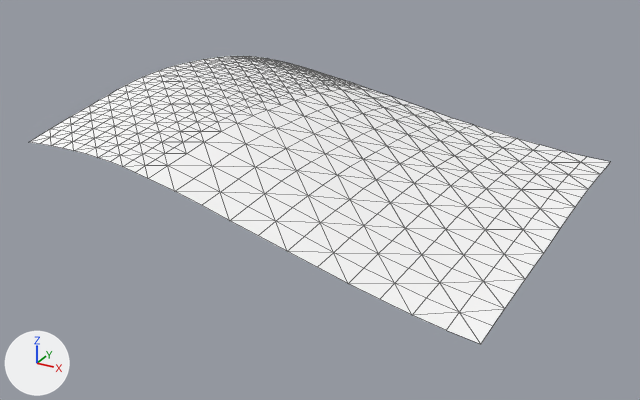
The glTF model games/yorimichi/assets/belmonte/meshes/SM_BM_BT_Terrain_7_5.glb, before and after one commit.
Before and after are seen from a camera (50 mm lens) standing at (1119.0, 363.0, 241.0) and looking at (886.0, 787.0, 29.0). Every picture has the same lights, and +X, +Y and +Z are marked at lower left. The first picture is the older version. Mesh edges are drawn as thin lines.

Before the edit, the objects in view are built like this:
```python
me_sm_bt_terrain_7_5 = bpy.data.meshes.new('SM_BT_Terrain_7_5')
me_sm_bt_terrain_7_5.from_pydata(...)  # 534 vertices, 976 faces; spans x 768.0..1024.0, y 680.0..936.0, z 29.0..91.0
me_sm_bt_terrain_7_5.materials.append(mat_bm_000_m_terrain_054)
ob_sm_bm_bt_terrain_7_5 = bpy.data.objects.new('SM_BM_BT_Terrain_7_5', me_sm_bt_terrain_7_5)
ob_sm_bm_bt_terrain_7_5.location = (0.0, 0.0, 0.0)
```
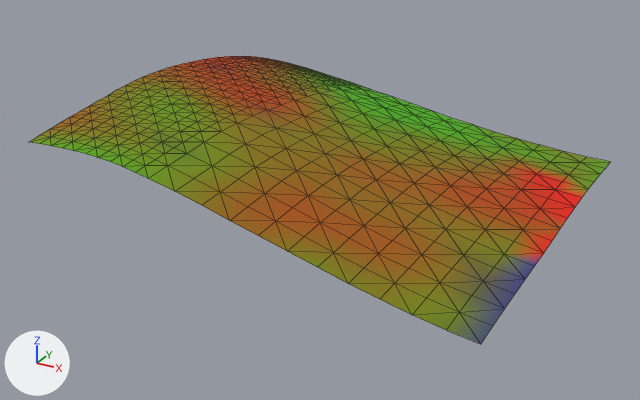
Diff of the bpy script that builds the scene:
```diff
--- a/games/yorimichi/assets/belmonte/meshes/SM_BM_BT_Terrain_7_5.glb.py
+++ b/games/yorimichi/assets/belmonte/meshes/SM_BM_BT_Terrain_7_5.glb.py
@@ me_sm_bt_terrain_7_5 @@
 me_sm_bt_terrain_7_5.from_pydata(...)  # 534 vertices, 976 faces; spans x 768.0..1024.0, y 680.0..936.0, z 29.0..91.0
 # used by ob_sm_bm_bt_terrain_7_5; location = (0.0, 0.0, 0.0)
+# me_sm_bt_terrain_7_5 part 1: 313 faces centred in x 770.0..1018.0, y 682.0..933.0, z 29.0..89.0 are repainted in the vertex colours; the middle colour goes from white #ffffff to green #689300
+# me_sm_bt_terrain_7_5 part 2: 293 faces centred in x 770.0..1018.0, y 685.0..933.0, z 33.0..91.0 are repainted in the vertex colours; the middle colour goes from white #ffffff to yellow #867600
+# me_sm_bt_terrain_7_5 part 3: 216 faces centred in x 770.0..1018.0, y 685.0..933.0, z 33.0..91.0 are repainted in the vertex colours; the middle colour goes from white #ffffff to brown #a35b00
+# me_sm_bt_terrain_7_5 part 4: 154 faces centred in x 770.0..1018.0, y 781.0..930.0, z 34.0..90.0 are repainted in the vertex colours; the middle colour goes from white #ffffff to orange #b74700
 me_sm_bt_terrain_7_5.materials.append(mat_bm_000_m_terrain_054)
```

Where the change shows, as pixel boxes (x1, y1, x2, y2) in the pictures (640 x 400 px):
part 1 of me_sm_bt_terrain_7_5, recoloured: (30, 69, 610, 330) in both
part 2 of me_sm_bt_terrain_7_5, recoloured (white to yellow): (41, 63, 550, 344) in both
part 3 of me_sm_bt_terrain_7_5, recoloured (white to brown): (52, 59, 588, 283) in both
part 4 of me_sm_bt_terrain_7_5, recoloured: (175, 56, 588, 253) in both
